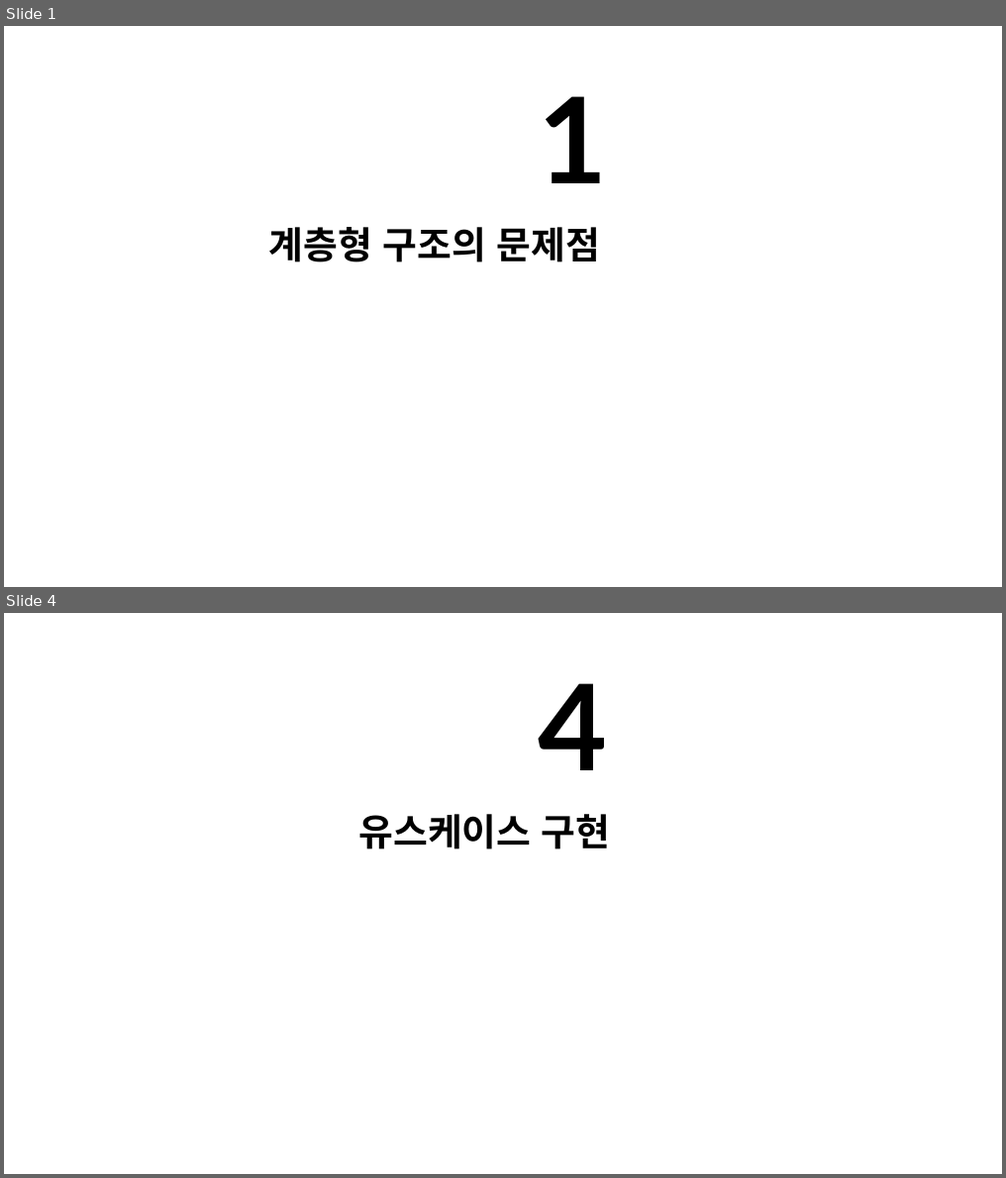
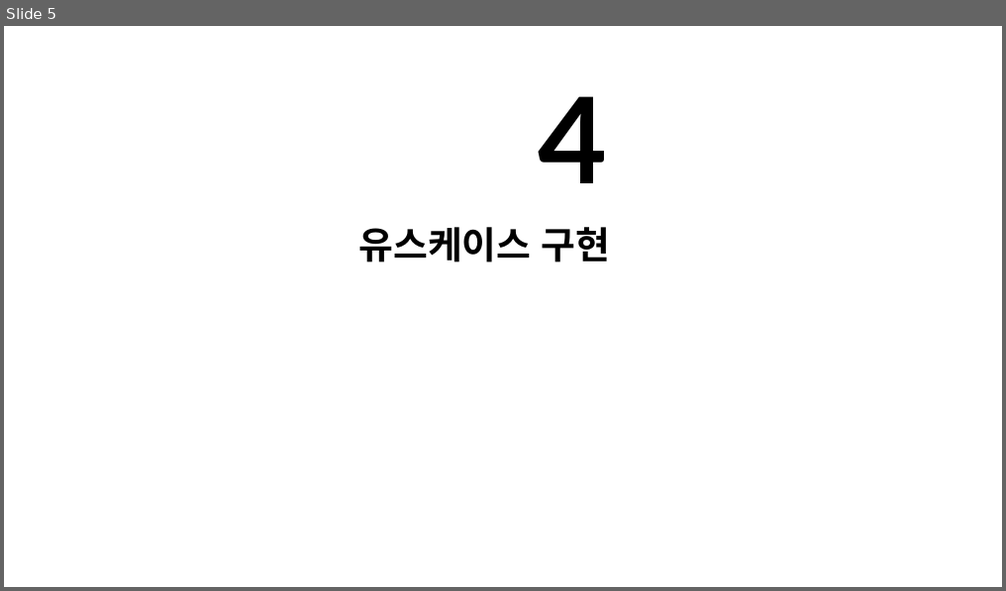
Before and after one commit to rudaks-han/book-summary, a slide deck: Get Your Hands Dirty on Clean Architecture/ref/목차.pptx. Shown one above the other, each under a label of ours: slides 1 and 4 before the commit, slide 5 after it; the slides between them are not shown. The pictures are 1006x1178 and 1006x591 pixels, drawn with LibreOffice and Linux fonts; fonts in the diff are those of the drawing. Boxes give left, top, right and bottom in pixels: in the first picture for what was removed or moved away, otherwise in the second. Text is boxed around its words. In the diff, an @@ line names an element or a change of style, - is before the commit and + after.

```diff
--- a/Get Your Hands Dirty on Clean Architecture/ref/목차.pptx
+++ b/Get Your Hands Dirty on Clean Architecture/ref/목차.pptx
@@ slide 1 removed at <box>4,26,1002,587</box>, background #FFFFFF @@
@@ text removed at <box>538,96,607,183</box> @@
-1
@@ text removed at <box>269,227,600,263</box> @@
-계층형 구조의 문제점
@@ what was slide 4 is now slide 5 @@
```
Also in this commit, not shown: 4 slides added, 2 other slides removed, 2 other files.
